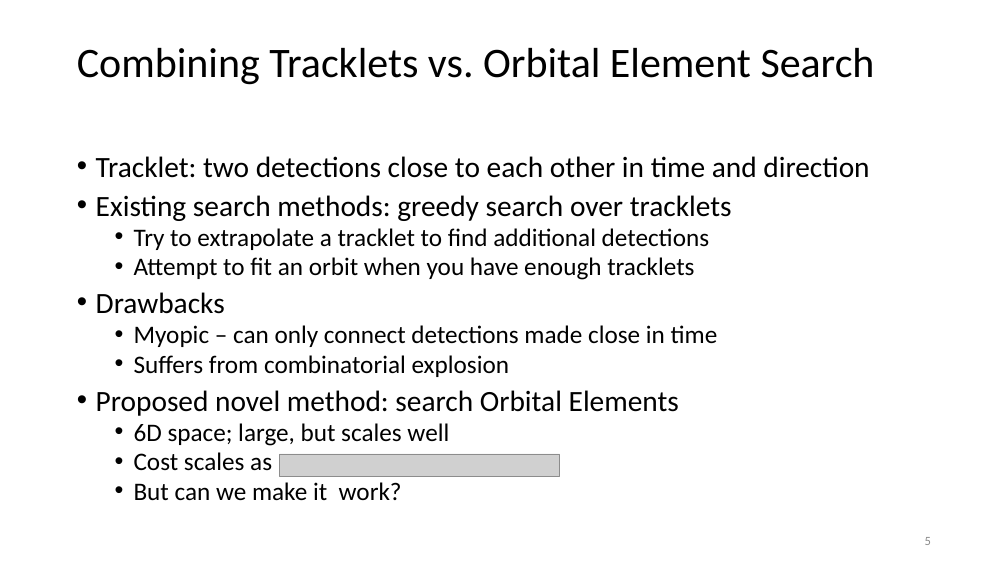
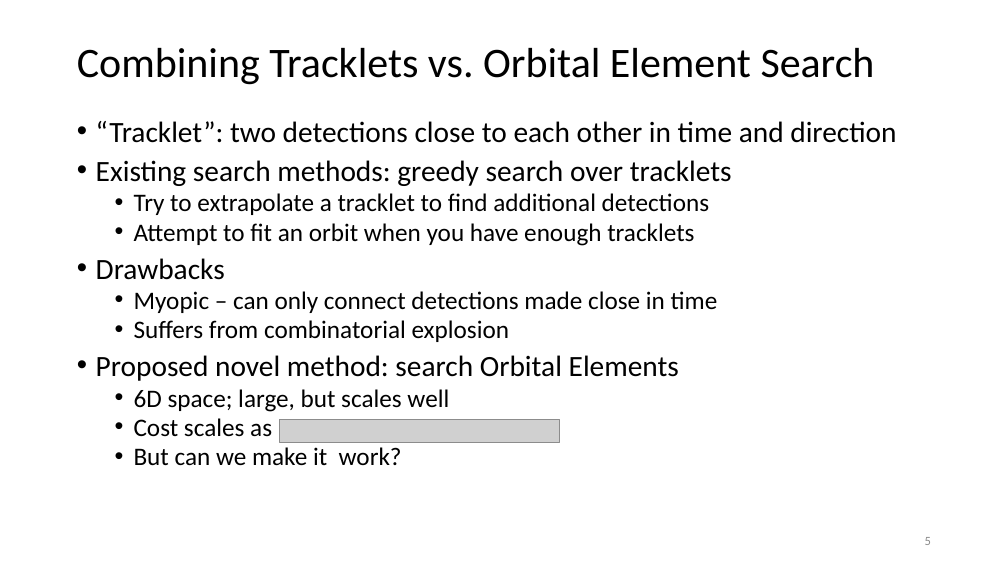
Before and after one commit to memanuel/kepler-sieve, a slide deck: slide 5 of thesis/kepler-sieve-slides.pptx. Drawn at 1008x567 pixels with LibreOffice and Linux fonts; fonts in the diff are those of the drawing; grey boxes stand for pictures. Boxes give left, top, right and bottom in pixels: in the first picture for what was removed or moved away, otherwise in the second. Text is boxed around its words. In the diff, an @@ line names an element or a change of style, - is before the commit and + after.

```diff
--- a/thesis/kepler-sieve-slides.pptx
+++ b/thesis/kepler-sieve-slides.pptx
@@ text "“Tracklet”: two detections close to ...": place and size @@
-text "“Tracklet”: two detections close to ..." at box(96, 156, 869, 501)
+text "“Tracklet”: two detections close to ..." at box(96, 121, 896, 466)
@@ text at box(96, 121, 896, 143): text changed @@
-• Tracklet: two detections close to each other in time and direction
+• “Tracklet”: two detections close to each other in time and direction
@@ picture: place and size @@
-picture at box(280, 454, 560, 477)
+picture at box(280, 420, 560, 442)
```
Also in this commit, not shown: 20 other slides changed, 1 slide added, 1 other file.
